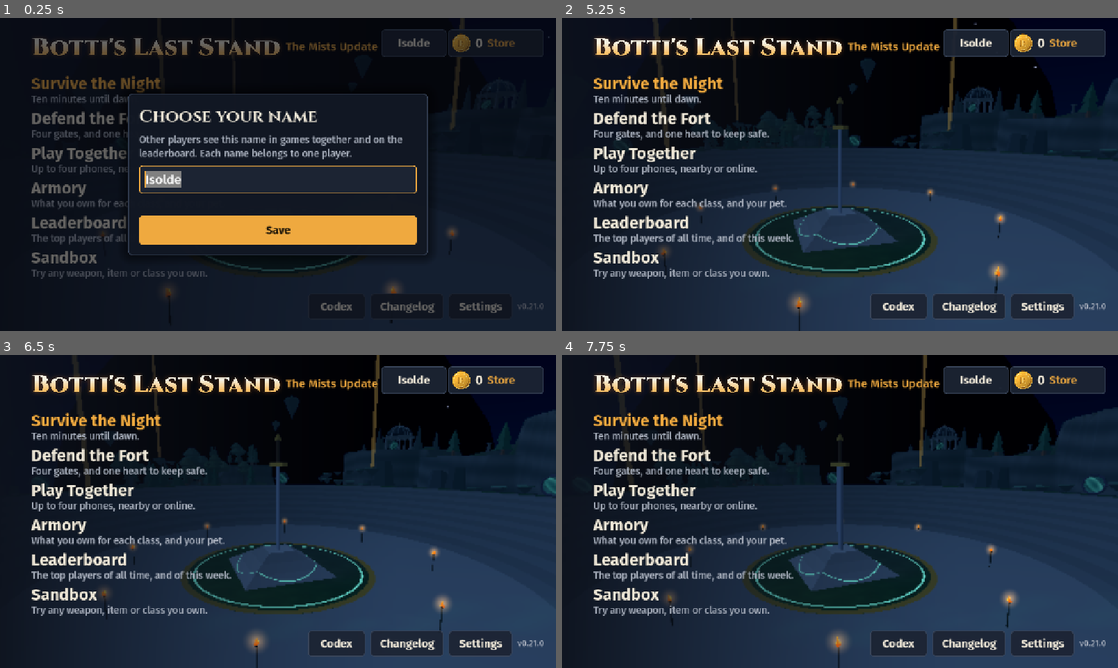
Above: before the commit, frames 1-4 (two rows, left to right).
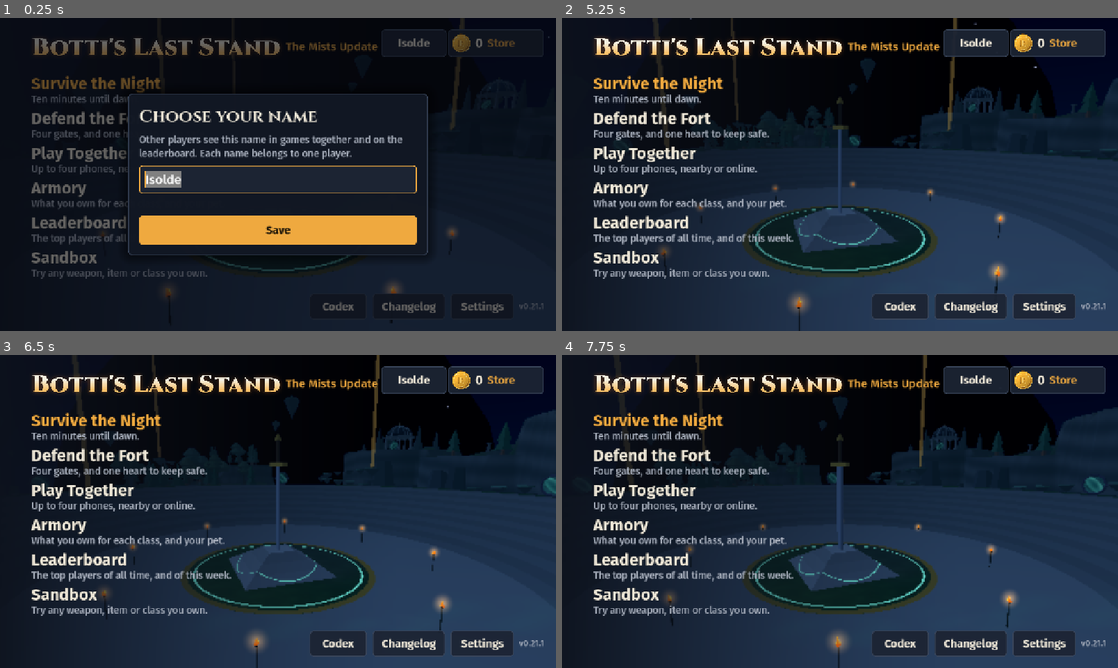
Above: after the commit, the same moments.

Repository: Polaryti/botti-last-stand
Game: Godot game, scene res://scenes/main.tscn
The game is run twice, just before and just after one commit, with the same random seed, the same clock (stepped at 60 frames per second) and the same inputs.
Inputs (mouse positions are in pixels of both pictures, inside the frame that each line leads up to):
- Up to frame 1 (0.25 s): no input
- Up to frame 2 (5.25 s): click "Isolde" at 0.5 s; click (1056, 43) at 1.27 s; click (739, 86) at 2.02 s; click (739, 121) at 2.77 s; click (739, 155) at 3.5 s; click (739, 193) at 4.27 s; click (739, 227) at 5.02 s
- Up to frame 3 (6.5 s): tap Enter at 5.75 s; move the mouse to (400, 495) at 5.77 s; hold D from 5.78 s (still down); tap Q at 5.85 s; click (400, 495) at 5.92 s; tap Space at 6.02, 6.32 s
- Up to frame 4 (7.75 s): release D at 6.5 s; drag from (728, 527) to (812, 574) at 6.52 s; move the mouse to (895, 442) at 7.27 s; hold D from 7.28 s (still down); tap F at 7.35 s

The runs differ from the first frame. In frame 1, 0.4% of the frame differs, in the area x 57-98%, y 90-95%; in frame 2, 0.7%; in frame 3, 0.7%, in the area x 55-98%, y 88-96%; in frame 4, 0.7%.

Commit message:
Version 0.21.1
Co-Authored-By: Claude Opus 5.5 <noreply@anthropic.com>
Claude-Session: https://claude.ai/code/session_01P15f91vZw5MWq34eF7AJoA

Diff:
--- a/project.godot
+++ b/project.godot
@@ -12,7 +12,7 @@
 
 config/name="Botti's Last Stand"
 config/description="Low-poly medieval zombie survival for phones."
-config/version="0.21.0"
+config/version="0.21.1"
 run/main_scene="res://scenes/main.tscn"
 config/features=PackedStringArray("4.7", "GL Compatibility")
 boot_splash/bg_color=Color(0.035, 0.05, 0.1, 1)
Not shown, changed: export_presets.cfg
Not shown, changed: CHANGELOG.md
